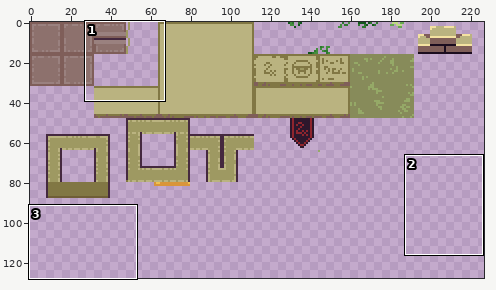
Pixel-art file, stored at Assets/Sprites/arena-tileset-new.ase. The picture above shows the old version from afar; the outline marks the close-up.
Close-up. Before:
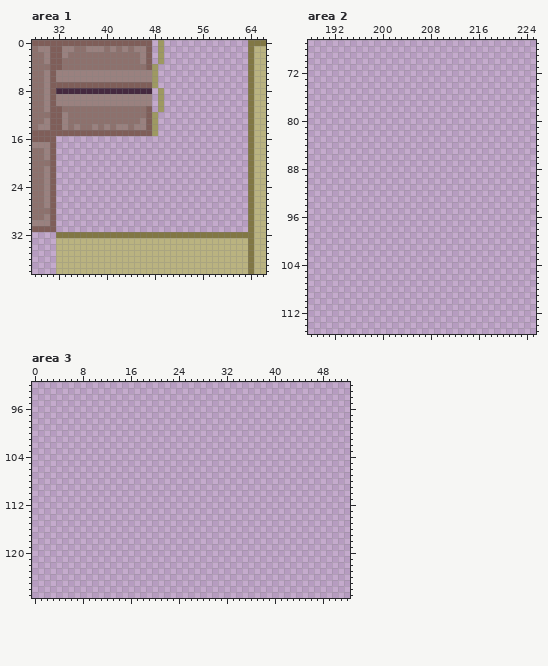
256x128 pixels, 1 frame. Shown: area 1: x 28..66, y 0..38; area 2: x 188..225, y 67..115; area 3: x 0..52, y 92..127. The wide view leaves out empty margins. The commit also changed other parts of the picture, which this record leaves out.
After:
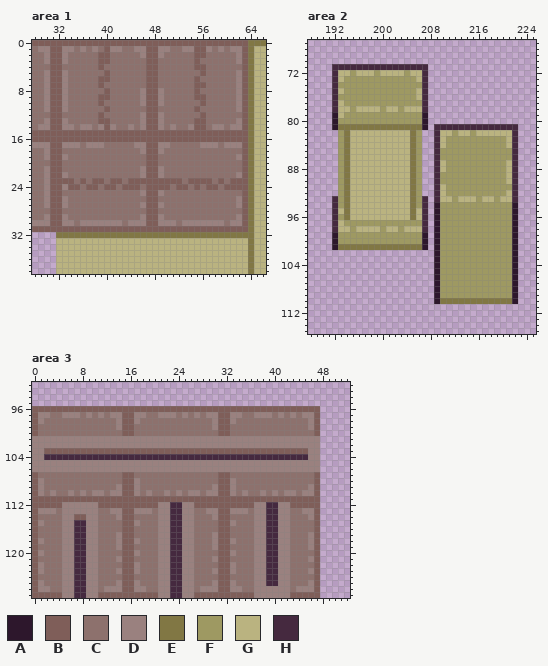
Palette (. is transparent): A #2d172c  B #7f5e59  C #8d716d  D #9a817f  E #817744  F #9e9962  G #bab380  H #45293f
The exact change:
Changed rows in their new state; - is an unchanged pixel.
Area 1, layer "Layer 1":
first column x 32:
 0 ----------------BBBBBBBBBBBBBBBB
 1 ----DC-CB-DC----BDDCCDDBBDCDCDDB
 2 -------BB-------BDCCCCCBBCCCCCDB
 3 -D-----BB-----C-BCCCCCCBCCCCCCDB
 4 -------B--------BCCCCCCBBCCCCCCB
 5 B-CCCCCCBCCCCCCBBCCCCCCCBCCCCCDB
 6 B-CCCCCBBCCCCCCBBCCCCCCBCCCCCCDB
 7 -DCCCCC-CCCCCCC-BCCCCCCBBCCCCCDB
 8 BDCCCCCCBCCCCCDBBDCCCCCBCCCCCCDB
 9 B-CCCCCBBCCCCC-BBDCCCCCBBCCCCCDB
10 B-CCCCCBCCCCCC-BBDCCCCCCBCCCCCDB
11 -D------B-------BCCCCCCBCCCCCCDB
12 -C-----B------D-BDCCCCCCBCCCCCCB
13 -------BB-------BDCCCCCBBCCCCCDB
14 --DCDDCDBDCCDC--BDCDCCDBBCDDCDDB
15 ----------------BBBBBBBBBBBBBBBB
16 BBBBBBBBBBBBBBBBBBBBBBBBBBBBBBBB
17 BDDDCDDDCCCCCDDBBDDCCCCCDDDCDDDB
18 BCCCCCCCCCCCCCDBBDCCCCCCCCCCCCCB
19 BDCCCCCCCCCCCCCBBCCCCCCCCCCCCCDB
20 BCCCCCCCCCCCCCCBBCCCCCCCCCCCCCCB
21 BCCCCCCCCCCCCCDBBDCCCCCCCCCCCCCB
22 BDCCCCCCCCCCCCDBBDCCCCCCCCCCCCDB
23 BBBCBCBBCBBCBBBBBBBBBCBBBBCBCBBB
24 BDBBCBBCBBCBBBCBBBBCBBCBCBBCBBBB
25 BCCCCCCCCCCCCCDBBDCCCCCCCCCCCCCB
26 BDCCCCCCCCCCCCCBBCCCCCCCCCCCCCDB
27 BDCCCCCCCCCCCCDBBDCCCCCCCCCCCCDB
28 BCCCCCCCCCCCCCCBBCCCCCCCCCCCCCCB
29 BDCCCCCCCCCCCCDBBDCCCCCCCCCCCCDB
30 BDDCDDDDDDDCDDDBBDDDCDDDDDDDCDDB
31 BBBBBBBBBBBBBBBBBBBBBBBBBBBBBBBB
Area 2, layer "Layer 1":
first column x 192:
 71 HHHHHHHHHHHHHHHH---------------
 72 HGGFGGGFGGGGFGGH---------------
 73 HGFFFFFFFFFFFFGH---------------
 74 HFFFFFFFFFFFFFFH---------------
 75 HGFFFFFFFFFFFFGH---------------
 76 HFFFFFFFFFFFFFGH---------------
 77 HGFFFFFFFFFFFFFH---------------
 78 HGGFGGGGFGGFGGGH---------------
 79 AGFFFFFFFFFFFFFA---------------
 80 AFFFFFFFFFFFFFFA---------------
 81 AEEEEEEEEEEEEEEA-HHHHHHHHHHHHHH
 82 -FEGGGGGGGGGGEF--HGGFGGFGGGGGGH
 83 -FEGGGGGGGGGGEF--HGFFFFFFFFFFGH
 84 -FEGGGGGGGGGGEF--HGFFFFFFFFFFGH
 85 -FEGGGGGGGGGGEF--HFFFFFFFFFFFFH
 86 -FEGGGGGGGGGGEF--HFFFFFFFFFFFFH
 87 -FEGGGGGGGGGGEF--HGFFFFFFFFFFGH
 88 -FEGGGGGGGGGGEF--HGFFFFFFFFFFGH
 89 -FEGGGGGGGGGGEF--HFFFFFFFFFFFGH
 90 -FEGGGGGGGGGGEF--HFFFFFFFFFFFGH
 91 -FEGGGGGGGGGGEF--HGFFFFFFFFFFFH
 92 -FEGGGGGGGGGGEF--HGFFFFFFFFFFGH
 93 HFEGGGGGGGGGGEFH-HGGFGGGFGGFGGH
 94 HFEGGGGGGGGGGEFH-AFFFFFFFFFFFFA
 95 HGEGGGGGGGGGGEGH-AFFFFFFFFFFFFA
 96 HFEGGGGGGGGGGEGH-AFFFFFFFFFFFFA
 97 HGFFFFFFFFFFFFFH-AFFFFFFFFFFFFA
 98 HGGFGGGGFGGFGGGH-AFFFFFFFFFFFFA
 99 AFFFFFFFFFFFFFFA-AFFFFFFFFFFFFA
100 AFFFFFFFFFFFFFFA-AFFFFFFFFFFFFA
101 AEEEEEEEEEEEEEEA-AFFFFFFFFFFFFA
102 -----------------AFFFFFFFFFFFFA
103 -----------------AFFFFFFFFFFFFA
104 -----------------AFFFFFFFFFFFFA
105 -----------------AFFFFFFFFFFFFA
106 -----------------AFFFFFFFFFFFFA
107 -----------------AFFFFFFFFFFFFA
108 -----------------AFFFFFFFFFFFFA
109 -----------------AFFFFFFFFFFFFA
110 -----------------AEEEEEEEEEEEEA
Area 3, layer "Layer 1":
first column x 0:
 96 BBBBBBBBBBBBBBBBBBBBBBBBBBBBBBBBBBBBBBBBBBBBBBBB
 97 BDDCCDDDCDCDCDDBBDDCCDDDCDCDCDDBBDDCCDDDCDCDCDDB
 98 BDCCCCCCCCCCCCDBBDCCCCCCCCCCCCDBBDCCCCCCCCCCCCDB
 99 BCCCCCCCCCCCCCDBBCCCCCCCCCCCCCDBBCCCCCCCCCCCCCDB
100 BCCCCCCCCCCCCCCBBCCCCCCCCCCCCCCBBCCCCCCCCCCCCCCB
101 DDDDDDDDDDDDDDDDDDDDDDDDDDDDDDDDDDDDDDDDDDDDDDDD
102 DDDDDDDDDDDDDDDDDDDDDDDDDDDDDDDDDDDDDDDDDDDDDDDD
103 DDBBBBBBBBBBBBBBBBBBBBBBBBBBBBBBBBBBBBBBBBBBBBDD
104 DDHHHHHHHHHHHHHHHHHHHHHHHHHHHHHHHHHHHHHHHHHHHHDD
105 DDDDDDDDDDDDDDDDDDDDDDDDDDDDDDDDDDDDDDDDDDDDDDDD
106 DDDDDDDDDDDDDDDDDDDDDDDDDDDDDDDDDDDDDDDDDDDDDDDD
107 BCCCCCCCCCCCCCCBBCCCCCCCCCCCCCCBBCCCCCCCCCCCCCCB
108 BDCCCCCCCCCCCCCBBDCCCCCCCCCCCCCBBDCCCCCCCCCCCCCB
109 BDCCCCCCCCCCCCDBBDCCCCCCCCCCCCDBBDCCCCCCCCCCCCDB
110 BDCDCCDCDCDDCDDBBDCDCCDCDCDDCDDBBDCDCCDCDCDDCDDB
111 BBBBBBBBBBBBBBBBBBBBBBBBBBBBBBBBBBBBBBBBBBBBBBBB
112 BBBBBDDDDDDBBBBBBBBBBDDHHDDBBBBBBBBBBDDHHDDBBBBB
113 BDDDCDDDDDDCCDDBBDDDCDDHHDDCCDDBBDDDCDDHHDDCCDDB
114 BCCCCDDBBDDCCCDBBCCCCDDHHDDCCCDBBCCCCDDHHDDCCCDB
115 BDCCCDDHHDDCCCCBBDCCCDDHHDDCCCCBBDCCCDDHHDDCCCCB
116 BCCCCDDHHDDCCCCBBCCCCDDHHDDCCCCBBCCCCDDHHDDCCCCB
117 BCCCCDDHHDDCCCDBBCCCCDDHHDDCCCDBBCCCCDDHHDDCCCDB
118 BDCCCDDHHDDCCCDBBDCCCDDHHDDCCCDBBDCCCDDHHDDCCCDB
119 BCCCCDDHHDDCCCDBBCCCCDDHHDDCCCDBBCCCCDDHHDDCCCDB
120 BDCCCDDHHDDCCCCBBDCCCDDHHDDCCCCBBDCCCDDHHDDCCCCB
121 BCCCCDDHHDDCCCDBBCCCCDDHHDDCCCDBBCCCCDDHHDDCCCDB
122 BDCCCDDHHDDCCCCBBDCCCDDHHDDCCCCBBDCCCDDHHDDCCCCB
123 BDCCCDDHHDDCCCDBBDCCCDDHHDDCCCDBBDCCCDDHHDDCCCDB
124 BCCCCDDHHDDCCCCBBCCCCDDHHDDCCCCBBCCCCDDHHDDCCCCB
125 BDCCCDDHHDDCCCDBBDCCCDDHHDDCCCDBBDCCCDDHHDDCCCDB
126 BDDCCDDHHDDCDDDBBDDCCDDHHDDCDDDBBDDCCDDDDDDCDDDB
127 BBBBBDDHHDDBBBBBBBBBBDDHHDDBBBBBBBBBBDDDDDDBBBBB
